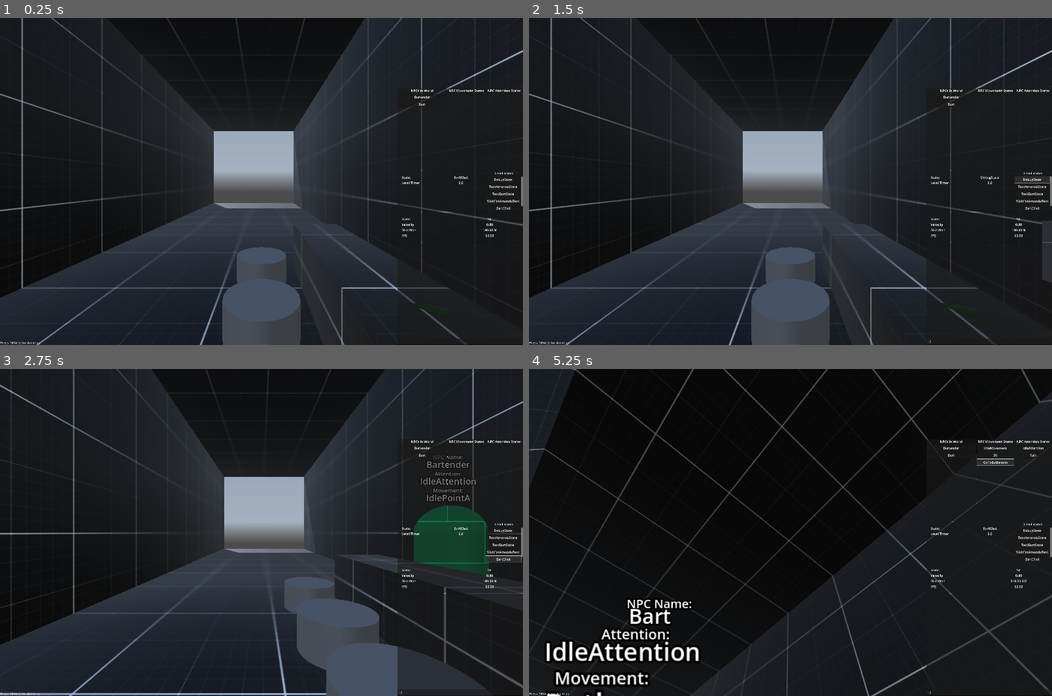
Above: before the commit, frames 1-4 (two rows, left to right).
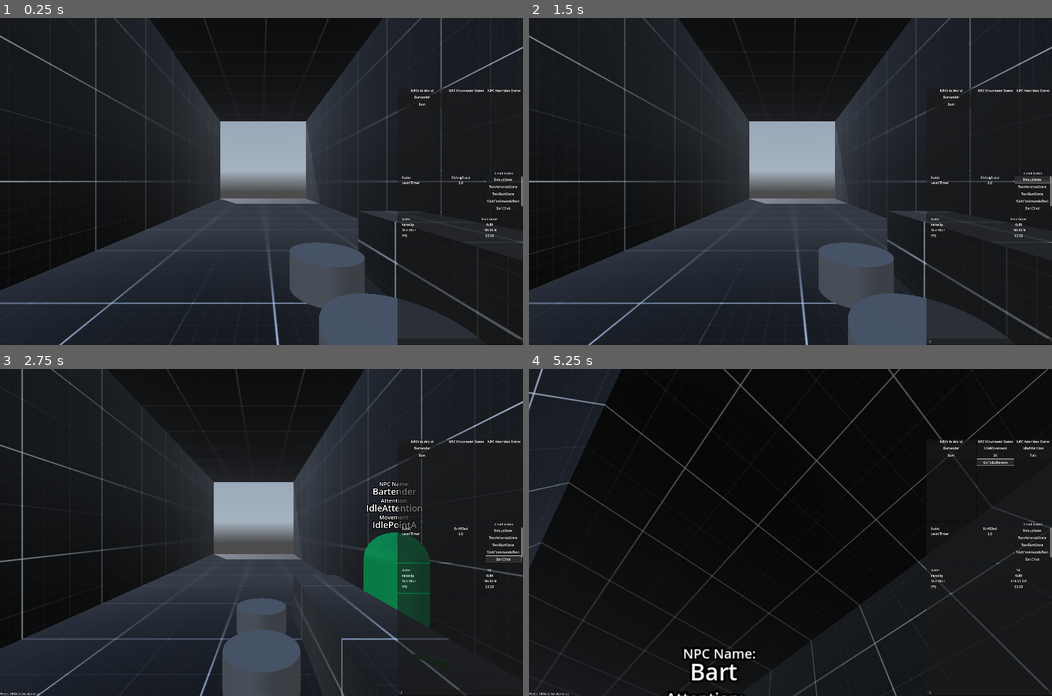
Above: after the commit, the same moments.

Repository: LucasMc17/One-Man-s-Trash
Game: Godot game, scene res://levels/level_01/root.tscn
The game is run twice, just before and just after one commit, with the same random seed, the same clock (stepped at 60 frames per second) and the same inputs. A sky picture missing from this copy of the repository is replaced by a grey-blue gradient.
Inputs (mouse positions are in pixels of both pictures, inside the frame that each line leads up to):
- Up to frame 1 (0.25 s): no input
- Up to frame 2 (1.5 s): click (989, 341) at 0.52 s; type "12" at 0.6 s; click "DebugState" at 1.25 s
- Up to frame 3 (2.75 s): click "BartChat" at 2 s
- Up to frame 4 (5.25 s): tap Space (space) at 2.75 s; move the mouse to (816, 532) at 2.77 s; hold W (move_forward) 2.78-3.5 s; tap Enter (enter) at 2.85 s; click (816, 532) at 2.92 s; click "Bartender" at 3.5 s; click "Bart" at 4.25 s; click "GoToBathroom" at 5 s

The runs differ from the first frame. In frame 1, 17% of the frame differs, in the area x 0-100%, y 0-100%; in frame 2, 17%; in frame 3, 22%; in frame 4, 12%.

Commit message:
invisible walls

Diff:
--- /dev/null
+++ b/invisible_walls/invisible_wall.gd
@@ -0,0 +1,7 @@
+class_name InvisibleWall extends StaticBody3D
+
+@export var PLAYER_ONLY := false
+
+func _ready():
+	if PLAYER_ONLY:
+		set_collision_layer_value(1, false)
--- /dev/null
+++ b/invisible_walls/invisible_wall.tscn
@@ -0,0 +1,11 @@
+[gd_scene load_steps=2 format=3 uid="uid://cd024r0w1hp4p"]
+
+[ext_resource type="Script" uid="uid://d1rbfxwodayjp" path="res://invisible_walls/invisible_wall.gd" id="1_0dwuf"]
+
+[node name="InvisibleWall" type="StaticBody3D"]
+collision_layer = 5
+collision_mask = 0
+script = ExtResource("1_0dwuf")
+
+[node name="Label3D" type="Label3D" parent="."]
+text = "INVISIBLE WALL"
--- a/levels/level_01/root.tscn
+++ b/levels/level_01/root.tscn
@@ -1,10 +1,11 @@
-[gd_scene load_steps=25 format=3 uid="uid://b2m4463t40ea1"]
+[gd_scene load_steps=27 format=3 uid="uid://b2m4463t40ea1"]
 
 [ext_resource type="Script" uid="uid://krn38ubei1hi" path="res://levels/level_01/root.gd" id="1_06tnj"]
 [ext_resource type="PackedScene" uid="uid://bquo2sra7l7e6" path="res://envs/daytime_env.tscn" id="1_jsf6y"]
 [ext_resource type="PackedScene" uid="uid://dp1q3ngso06dk" path="res://scenes/characters/player/player.tscn" id="2_34nx1"]
 [ext_resource type="PackedScene" uid="uid://brwpkrrtos4o5" path="res://debug/debug_block.tscn" id="3_qgp6h"]
 [ext_resource type="PackedScene" uid="uid://bo47ph4exyenq" path="res://scenes/chairs/debug_chair_01.tscn" id="4_06tnj"]
+[ext_resource type="PackedScene" uid="uid://cd024r0w1hp4p" path="res://invisible_walls/invisible_wall.tscn" id="5_metud"]
 [ext_resource type="PackedScene" uid="uid://8t3idewsxgn6" path="res://scenes/doors/debug_door_01.tscn" id="6_510th"]
 [ext_resource type="PackedScene" uid="uid://bctvs0pbevh86" path="res://scenes/characters/npcs/bartender/bartender.tscn" id="6_v74tu"]
 [ext_resource type="Script" uid="uid://cau1wg8ulku16" path="res://states/state_machine.gd" id="7_e1ace"]
@@ -21,6 +22,9 @@
 [ext_resource type="Script" uid="uid://daxt11k50236q" path="res://levels/states/level_wait_state.gd" id="15_x43fk"]
 [ext_resource type="Script" uid="uid://bhbey35polldl" path="res://area_triggers/area_trigger_oneoff.gd" id="22_bt03r"]
 
+[sub_resource type="BoxShape3D" id="BoxShape3D_bt03r"]
+size = Vector3(1, 1.96729, 1)
+
 [sub_resource type="Curve3D" id="Curve3D_dv2dd"]
 _data = {
 "points": PackedVector3Array(0, 0, 0, 0, 0, 0, 0, 0, 6, 0, 0, 0, 0, 0, 0, 3, 0, 9, 0, 0, 0, 0, 0, 0, 3, 0, 15),
@@ -55,37 +59,49 @@
 
 [node name="Geometry" type="Node3D" parent="."]
 
-[node name="RightWall" parent="Geometry" instance=ExtResource("3_qgp6h")]
+[node name="Visible" type="Node3D" parent="Geometry"]
+
+[node name="RightWall" parent="Geometry/Visible" instance=ExtResource("3_qgp6h")]
 transform = Transform3D(1, 0, 0, 0, 1, 0, 0, 0, 1, 4, 3.5, 0)
 size = Vector3(0.5, 7, 40)
 
-[node name="LeftWall" parent="Geometry" instance=ExtResource("3_qgp6h")]
+[node name="LeftWall" parent="Geometry/Visible" instance=ExtResource("3_qgp6h")]
 transform = Transform3D(1, 0, 0, 0, 1, 0, 0, 0, 1, -4, 3.5, 0)
 size = Vector3(0.5, 7, 40)
 
-[node name="Floor" parent="Geometry" instance=ExtResource("3_qgp6h")]
+[node name="Floor" parent="Geometry/Visible" instance=ExtResource("3_qgp6h")]
 transform = Transform3D(1, 0, 0, 0, 1, 0, 0, 0, 1, 0, -0.25, 0)
 size = Vector3(7.5, 0.5, 40)
 
-[node name="Ceiling" parent="Geometry" instance=ExtResource("3_qgp6h")]
+[node name="Ceiling" parent="Geometry/Visible" instance=ExtResource("3_qgp6h")]
 transform = Transform3D(1, 0, 0, 0, 1, 0, 0, 0, 1, 0, 7, 0)
 size = Vector3(7.5, 0.5, 40)
 
-[node name="BackWall" parent="Geometry" instance=ExtResource("3_qgp6h")]
+[node name="BackWall" parent="Geometry/Visible" instance=ExtResource("3_qgp6h")]
 transform = Transform3D(1, 0, 0, 0, 1, 0, 0, 0, 1, 0, 3.5, 20.3)
 size = Vector3(8, 7, 0.5)
 
-[node name="Counter" parent="Geometry" instance=ExtResource("3_qgp6h")]
+[node name="Counter" parent="Geometry/Visible" instance=ExtResource("3_qgp6h")]
 transform = Transform3D(1, 0, 0, 0, 1, 0, 0, 0, 1, 2, 0.5, 0)
 size = Vector3(1, 1, 10)
 
-[node name="BathroomWall" parent="Geometry" instance=ExtResource("3_qgp6h")]
+[node name="BathroomWall" parent="Geometry/Visible" instance=ExtResource("3_qgp6h")]
 transform = Transform3D(1, 0, 0, 0, 1, 0, 0, 0, 1, 3.22085, 1.01758, 12.9966)
 size = Vector3(1.5, 2, 0.2)
 
-[node name="BathroomWall2" parent="Geometry" instance=ExtResource("3_qgp6h")]
+[node name="BathroomWall2" parent="Geometry/Visible" instance=ExtResource("3_qgp6h")]
 transform = Transform3D(1, 0, 0, 0, 1, 0, 0, 0, 1, 0.703888, 1.01758, 12.9966)
 size = Vector3(1.5, 2, 0.2)
+
+[node name="Invisible" type="Node3D" parent="Geometry"]
+
+[node name="BathroomInvisP" parent="Geometry/Invisible" instance=ExtResource("5_metud")]
+transform = Transform3D(1, 0, 0, 0, 1, 0, 0, 0, 1, 1.96389, 0.533929, 13.3911)
+PLAYER_ONLY = true
+
+[node name="CollisionShape3D" type="CollisionShape3D" parent="Geometry/Invisible/BathroomInvisP"]
+transform = Transform3D(1, 0, 0, 0, 1, 0, 0, 0, 1, 0, 0.483643, 0)
+shape = SubResource("BoxShape3D_bt03r")
 
 [node name="Seats" type="Node3D" parent="."]
 
@@ -117,7 +133,7 @@
 [node name="StateMachine" type="Node" parent="." node_paths=PackedStringArray("CURRENT_STATE")]
 unique_name_in_owner = true
 script = ExtResource("7_e1ace")
-CURRENT_STATE = NodePath("BartChat")
+CURRENT_STATE = NodePath("DebugState")
 metadata/_custom_type_script = "uid://cau1wg8ulku16"
 
 [node name="DebugState" type="Node" parent="StateMachine"]
--- a/project.godot
+++ b/project.godot
@@ -97,3 +97,4 @@
 
 3d_physics/layer_1="basic physics"
 3d_physics/layer_2="interactability"
+3d_physics/layer_3="invisible_walls"
--- a/scenes/characters/player/player.tscn
+++ b/scenes/characters/player/player.tscn
@@ -21,6 +21,7 @@
 material = SubResource("StandardMaterial3D_0owmy")
 
 [node name="Player" type="CharacterBody3D"]
+collision_mask = 5
 script = ExtResource("1_dovo2")
 
 [node name="UI" type="Control" parent="."]
Not shown, added: invisible_walls/invisible_wall.gd.uid
